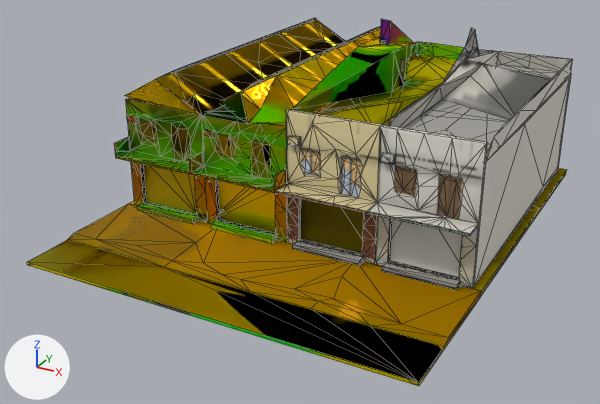
One commit to the glTF model priv/models/quang_trung_4_10.far.glb: the scene before it, then after it.
The view is the same before and after, from a 50 mm camera at (22.5, -39.2, 22.5) aimed at (-0.8, 3.1, 1.3). The axes (+X, +Y, +Z) are drawn at lower left. The lights are the same throughout. The picture after the commit comes second. Mesh edges are drawn as thin lines. Vertices at exactly the same position are counted once.

In view in the first picture: 'quang_trung_4_10'.
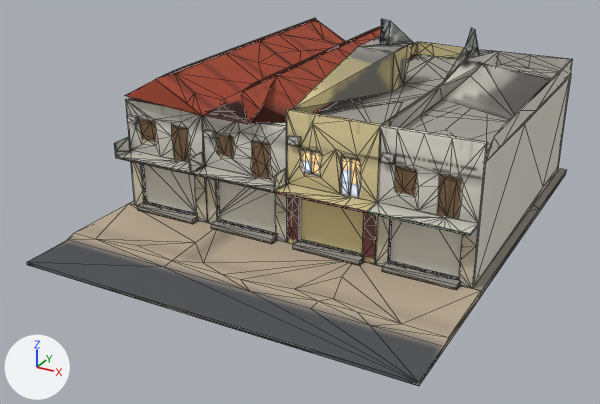
Commit message: build(models): the three Quang Trung models with the surfaces of made things

Edits to the bpy script that builds the scene:
```text
Change img_image_15:
    img_image_15: load_image('Image_15', '_unpacked/Image_15', 128, 128, 'Non-Color') -> load_image('Image_15', '_unpacked/Image_15', 128, 128, 'sRGB')
Change img_image_17:
    img_image_17: load_image('Image_17', '_unpacked/Image_17', 128, 128, 'sRGB') -> load_image('Image_17', '_unpacked/Image_17', 128, 128, 'Non-Color')
Change img_image_18:
    img_image_18: load_image('Image_18', '_unpacked/Image_18', 128, 128, 'Non-Color') -> load_image('Image_18', '_unpacked/Image_18', 128, 128, 'sRGB')
Change img_image_20:
    img_image_20: load_image('Image_20', '_unpacked/Image_20', 128, 128, 'sRGB') -> load_image('Image_20', '_unpacked/Image_20', 128, 128, 'Non-Color')
Change img_image_21:
    img_image_21: load_image('Image_21', '_unpacked/Image_21', 128, 128, 'Non-Color') -> load_image('Image_21', '_unpacked/Image_21', 128, 128, 'sRGB')
Change img_image_26:
    img_image_26: load_image('Image_26', '_unpacked/Image_26', 128, 128, 'sRGB') -> load_image('Image_26', '_unpacked/Image_26', 128, 128, 'Non-Color')
Change img_image_27:
    img_image_27: load_image('Image_27', '_unpacked/Image_27', 128, 128, 'Non-Color') -> load_image('Image_27', '_unpacked/Image_27', 128, 128, 'sRGB')
Change img_image_29:
    img_image_29: load_image('Image_29', '_unpacked/Image_29', 128, 128, 'sRGB') -> load_image('Image_29', '_unpacked/Image_29', 128, 128, 'Non-Color')
Change img_image_30:
    img_image_30: load_image('Image_30', '_unpacked/Image_30', 128, 128, 'Non-Color') -> load_image('Image_30', '_unpacked/Image_30', 128, 128, 'sRGB')
Change img_image_32:
    img_image_32: load_image('Image_32', '_unpacked/Image_32', 128, 128, 'sRGB') -> load_image('Image_32', '_unpacked/Image_32', 128, 128, 'Non-Color')
Change img_image_33:
    img_image_33: load_image('Image_33', '_unpacked/Image_33', 128, 128, 'Non-Color') -> load_image('Image_33', '_unpacked/Image_33', 128, 128, 'sRGB')
Change img_image_35:
    img_image_35: load_image('Image_35', '_unpacked/Image_35', 128, 128, 'sRGB') -> load_image('Image_35', '_unpacked/Image_35', 128, 128, 'Non-Color')
Change img_image_36:
    img_image_36: load_image('Image_36', '_unpacked/Image_36', 128, 128, 'Non-Color') -> load_image('Image_36', '_unpacked/Image_36', 128, 128, 'sRGB')
Change img_image_38:
    img_image_38: load_image('Image_38', '_unpacked/Image_38', 64, 64, 'sRGB') -> load_image('Image_38', '_unpacked/Image_38', 64, 64, 'Non-Color')
Change img_image_37:
    img_image_37: load_image('Image_37', '_unpacked/Image_37', 64, 64, 'Non-Color') -> load_image('Image_37', '_unpacked/Image_37', 128, 128, 'Non-Color')
Change img_image_39:
    img_image_39: load_image('Image_39', '_unpacked/Image_39', 64, 64, 'Non-Color') -> load_image('Image_39', '_unpacked/Image_39', 64, 64, 'sRGB')
Change mat_part_04:
    where n2 = _N.new('ShaderNodeTexImage'); n2.name = 'Image Texture'
    n2.image: img_image_3 -> img_image_13
Change mat_part_05:
    where n2 = _N.new('ShaderNodeTexImage'); n2.name = 'Image Texture'
    n2.image: img_image_14 -> img_image_15
    where n4 = _N.new('ShaderNodeTexImage'); n4.name = 'Image Texture.001'
    n4.image: img_image_13 -> img_image_14
    where n6 = _N.new('ShaderNodeTexImage'); n6.name = 'Image Texture.002'
    n6.image: img_image_15 -> img_image_16
Change mat_part_06:
    where n2 = _N.new('ShaderNodeTexImage'); n2.name = 'Image Texture'
    n2.image: img_image_17 -> img_image_18
    where n4 = _N.new('ShaderNodeTexImage'); n4.name = 'Image Texture.001'
    n4.image: img_image_16 -> img_image_17
    where n6 = _N.new('ShaderNodeTexImage'); n6.name = 'Image Texture.002'
    n6.image: img_image_18 -> img_image_19
Change mat_part_07:
    where n3 = _N.new('ShaderNodeTexImage'); n3.name = 'Image Texture.001'
    n3.image: img_image_20 -> img_image_21
    where n5 = _N.new('ShaderNodeTexImage'); n5.name = 'Image Texture.002'
    n5.image: img_image_19 -> img_image_20
    where n7 = _N.new('ShaderNodeTexImage'); n7.name = 'Image Texture.003'
    n7.image: img_image_21 -> img_image_22
Change mat_part_08:
    where n2 = _N.new('ShaderNodeTexImage'); n2.name = 'Image Texture'
    n2.image: img_image_23 -> img_image_24
    where n4 = _N.new('ShaderNodeTexImage'); n4.name = 'Image Texture.001'
    n4.image: img_image_22 -> img_image_23
    where n6 = _N.new('ShaderNodeTexImage'); n6.name = 'Image Texture.002'
    n6.image: img_image_24 -> img_image_25
Change mat_part_09:
    where n2 = _N.new('ShaderNodeTexImage'); n2.name = 'Image Texture'
    n2.image: img_image_26 -> img_image_27
    where n4 = _N.new('ShaderNodeTexImage'); n4.name = 'Image Texture.001'
    n4.image: img_image_25 -> img_image_26
    where n6 = _N.new('ShaderNodeTexImage'); n6.name = 'Image Texture.002'
    n6.image: img_image_27 -> img_image_28
Change mat_part_10:
    where n3 = _N.new('ShaderNodeTexImage'); n3.name = 'Image Texture.001'
    n3.image: img_image_29 -> img_image_30
    where n5 = _N.new('ShaderNodeTexImage'); n5.name = 'Image Texture.002'
    n5.image: img_image_28 -> img_image_29
    where n7 = _N.new('ShaderNodeTexImage'); n7.name = 'Image Texture.003'
    n7.image: img_image_30 -> img_image_31
Change mat_part_11:
    where n2 = _N.new('ShaderNodeTexImage'); n2.name = 'Image Texture'
    n2.image: img_image_32 -> img_image_33
    where n4 = _N.new('ShaderNodeTexImage'); n4.name = 'Image Texture.001'
    n4.image: img_image_31 -> img_image_32
    where n6 = _N.new('ShaderNodeTexImage'); n6.name = 'Image Texture.002'
    n6.image: img_image_33 -> img_image_34
Change mat_part_12:
    where n2 = _N.new('ShaderNodeTexImage'); n2.name = 'Image Texture'
    n2.image: img_image_35 -> img_image_36
    where n4 = _N.new('ShaderNodeTexImage'); n4.name = 'Image Texture.001'
    n4.image: img_image_34 -> img_image_35
    where n6 = _N.new('ShaderNodeTexImage'); n6.name = 'Image Texture.002'
    n6.image: img_image_36 -> img_image_37
Change mat_part_13:
    where n2 = _N.new('ShaderNodeTexImage'); n2.name = 'Image Texture'
    n2.image: img_image_38 -> img_image_39
    where n4 = _N.new('ShaderNodeTexImage'); n4.name = 'Image Texture.001'
    n4.image: img_image_37 -> img_image_38
    where n6 = _N.new('ShaderNodeTexImage'); n6.name = 'Image Texture.002'
    n6.image: img_image_39 -> img_image_40
Change me_quang_trung_4_10:
    where me_quang_trung_4_10.from_pydata(...)  # 1173 vertices, 2300 faces; spans x -12.2..12.2, y -9.2..20.5, z -0.4..11.7
    me_quang_trung_4_10 part 1: 97 of 1173 vertices moved; they spanned x 0.0..5.8, y -1.4..0.3, z 0.0..8.3 and now span x 0.0..5.8, y -1.4..0.3, z 0.0..8.3; mean shift (-0.1, 0.0, -0.1); largest move (1.9, 0.0, 8.3) -> (0.8, -0.6, 0.0)
    me_quang_trung_4_10 part 2: 28 kept faces spanning x 0.3..5.9, y -0.6..0.3, z 0.0..8.3 get new texture (UV) coordinates
```

Where the change shows, as pixel boxes [x1, y1, x2, y2] in the pictures (600 x 404 px; the box of a moved part takes in the faces that stretch with it):
'quang_trung_4_10', surface changed, reshaped (lighter)
    both: [27, 18, 573, 386]
part 1 of me_quang_trung_4_10, moved or reshaped
    both: [276, 109, 382, 266]
part 2 of me_quang_trung_4_10, surface changed
    both: [288, 135, 364, 266]
